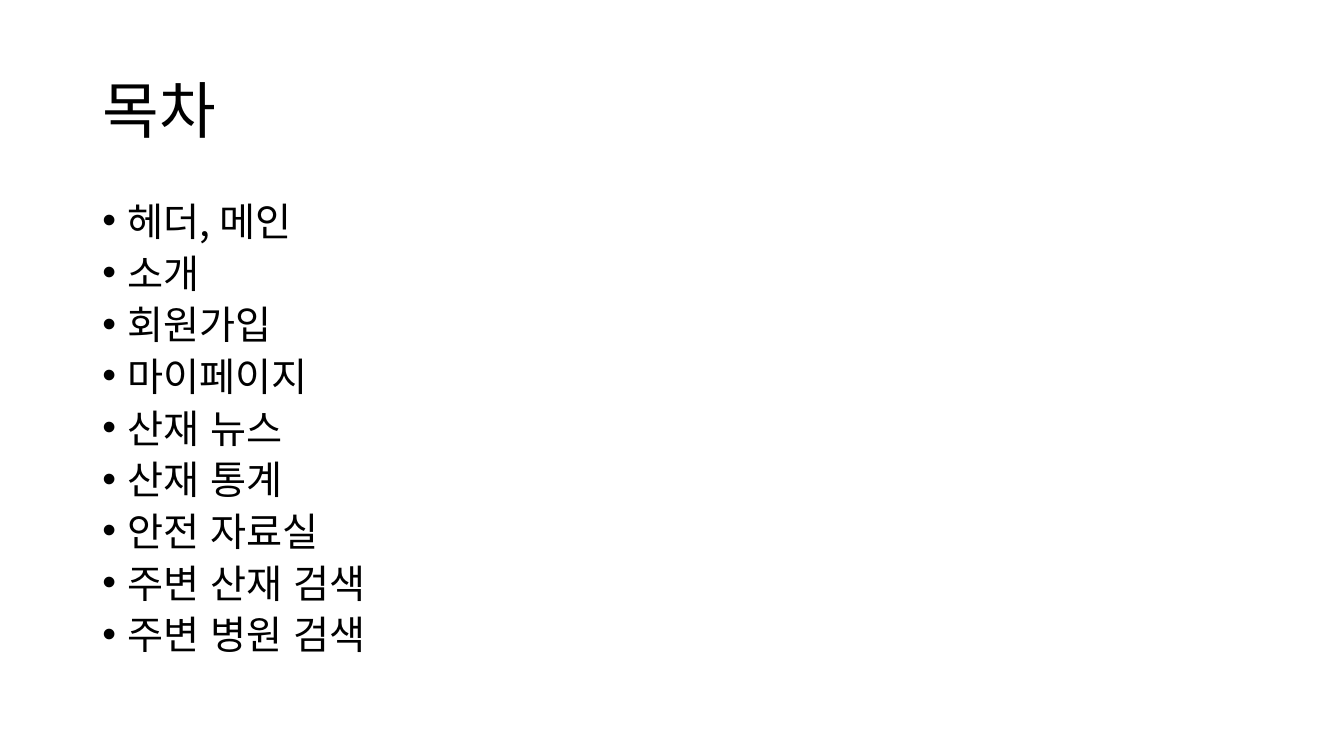
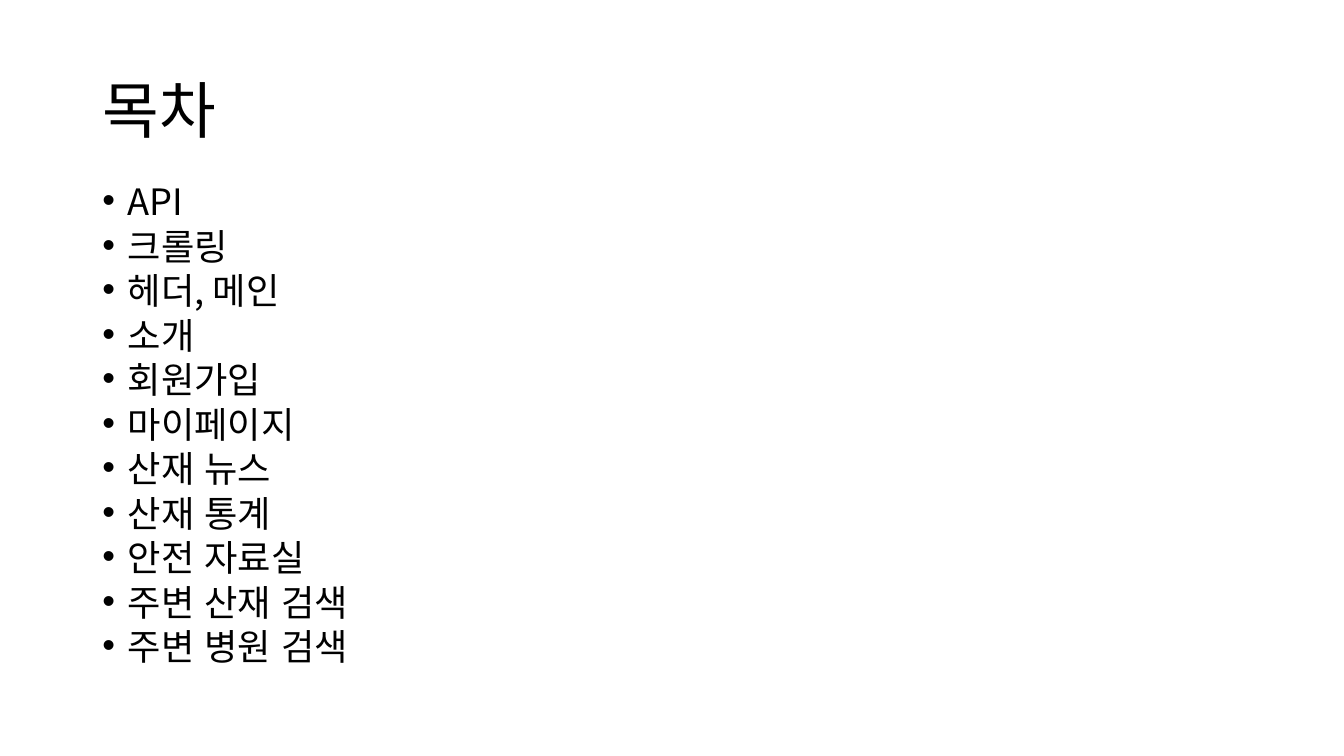
Before and after one commit to imyongchan/source, a slide deck: slide 2 of 종합기획/종합/스토리보드_종합중.pptx. Drawn at 1344x756 pixels with LibreOffice and Linux fonts; fonts in the diff are those of the drawing. Boxes give left, top, right and bottom in pixels: in the first picture for what was removed or moved away, otherwise in the second. Text is boxed around its words. In the diff, an @@ line names an element or a change of style, - is before the commit and + after.

Commit message:
API, 크롤링 추가

```diff
--- a/종합기획/종합/스토리보드_종합중.pptx
+++ b/종합기획/종합/스토리보드_종합중.pptx
@@ text "API" moved from (x1=128, y1=203, x2=366, y2=652) to (x1=128, y1=188, x2=348, y2=663) @@
@@ text at (x1=128, y1=188, x2=228, y2=263): paragraphs added @@
+• API
+• 크롤링
@@ text at (x1=128, y1=274, x2=348, y2=663): size 28 to 25.9 pt in "헤더, 메인", "소개", "회원가입", "마이페이지" and 5 more places; line spacing 0.8 to 0.7 @@
```
Also in this commit, not shown: 2 slides added.
